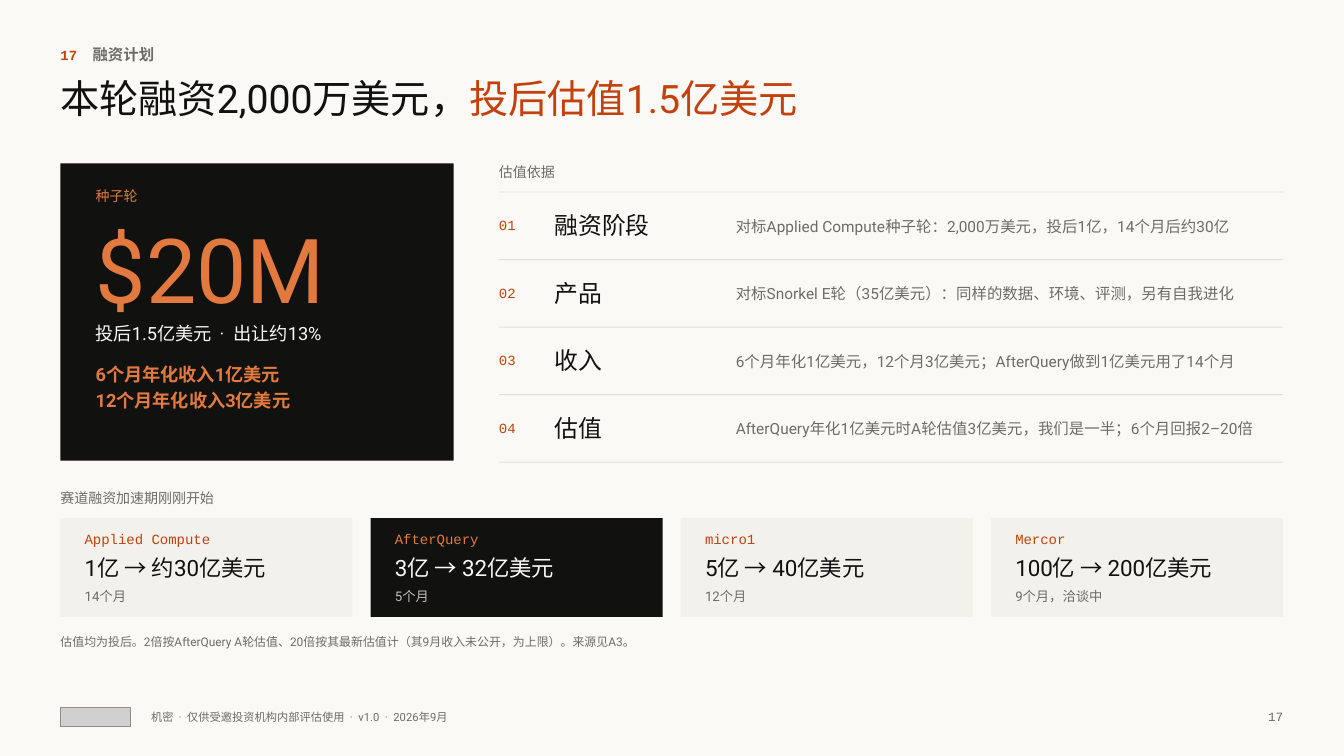
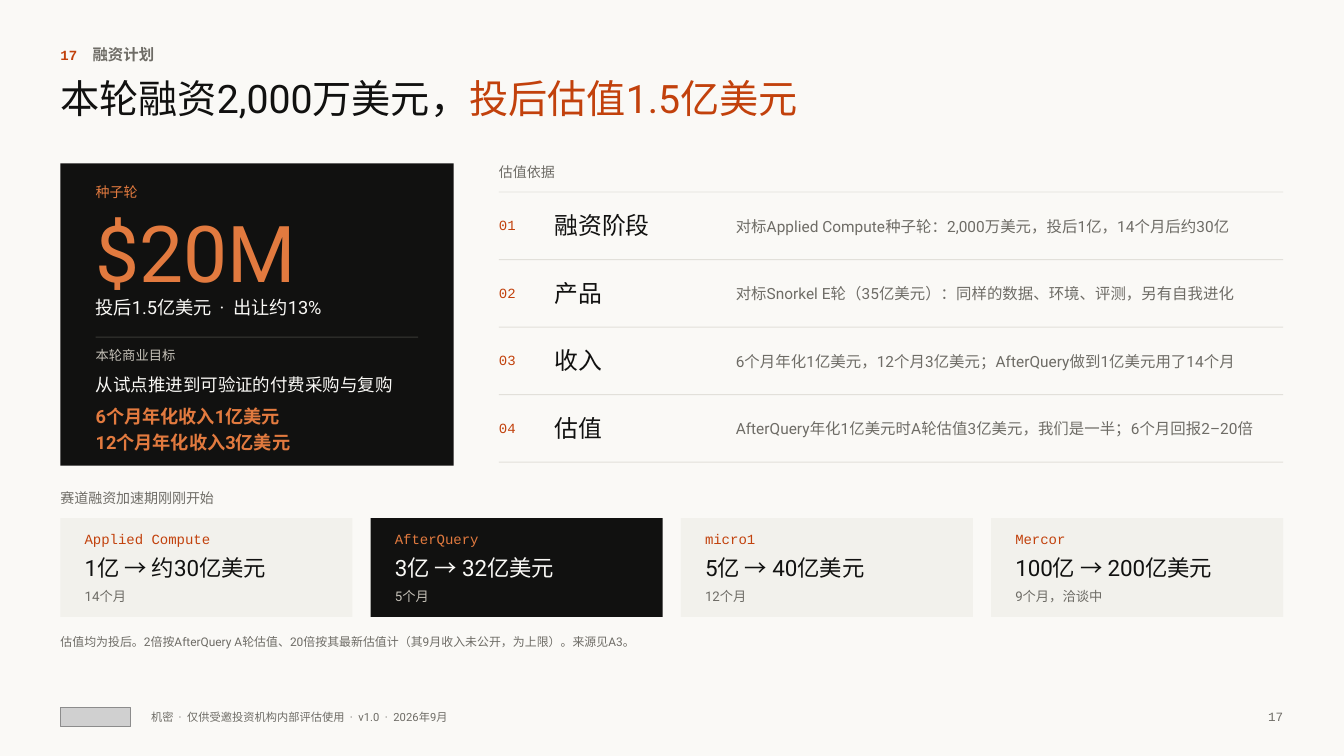
Before and after one commit to wangchen0802/Delta1, a slide deck: slide 17 of SimReal-BP-v17.pptx. Drawn at 1344x756 pixels with LibreOffice and Linux fonts; fonts in the diff are those of the drawing; grey boxes stand for pictures. Boxes give left, top, right and bottom in pixels: in the first picture for what was removed or moved away, otherwise in the second. Text is boxed around its words. In the diff, an @@ line names an element or a change of style, - is before the commit and + after.

```diff
--- a/SimReal-BP-v17.pptx
+++ b/SimReal-BP-v17.pptx
@@ rectangle: place and size @@
-rectangle at (60,163,454,461)
+rectangle at (60,163,454,466)
@@ text "种子轮": place and size @@
-text "种子轮" at (96,189,138,202)
+text "种子轮" at (96,185,138,198)
@@ text "$20M": place and size @@
-text "$20M" at (96,229,325,312)
+text "$20M" at (96,217,297,300)
@@ text "$20M" at (96,217,297,300): size 64 to 56 pt @@
@@ text "投后1.5亿美元 · 出让约13%": place and size @@
-text "投后1.5亿美元 · 出让约13%" at (96,324,321,342)
+text "投后1.5亿美元 · 出让约13%" at (96,298,321,316)
@@ rectangle added at (96,337,418,338), fill #3A3935 @@
@@ text added at (96,349,176,361), 9.5 pt, text #C4C0B7 @@
+本轮商业目标
@@ text added at (96,376,393,393), 12.5 pt, text #FAF9F6 @@
+从试点推进到可验证的付费采购与复购
@@ text "6个月年化收入1亿美元": place and size @@
-text "6个月年化收入1亿美元" at (96,365,291,409)
+text "6个月年化收入1亿美元" at (96,407,291,451)
```
Also in this commit, not shown: 2 other files.
